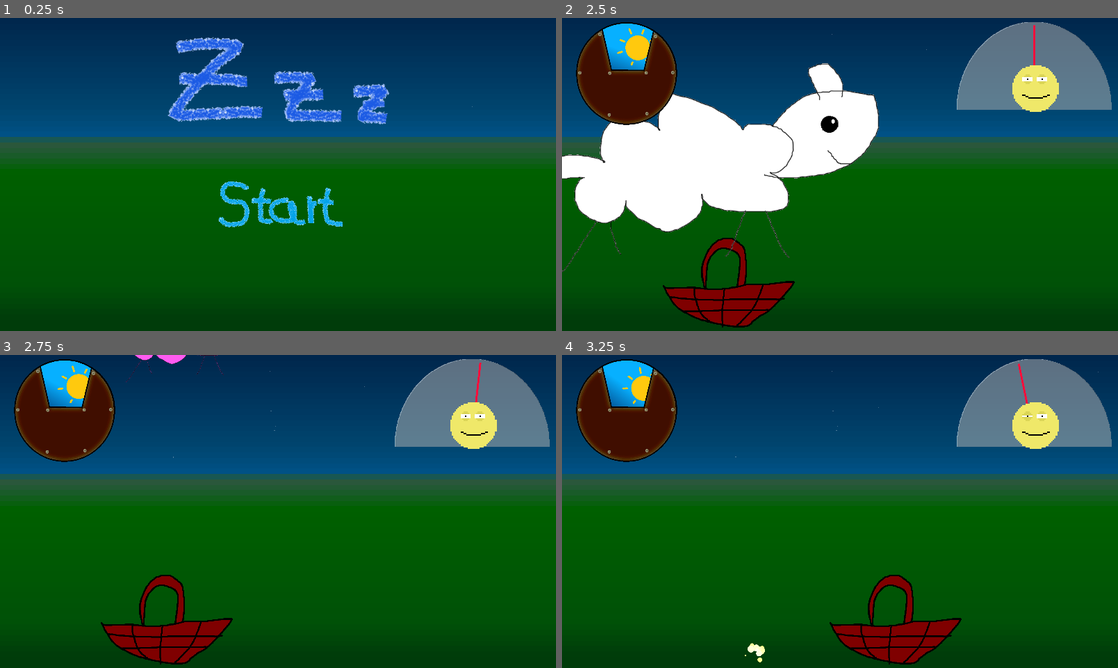
Above: before the commit, frames 1-4 (two rows, left to right).
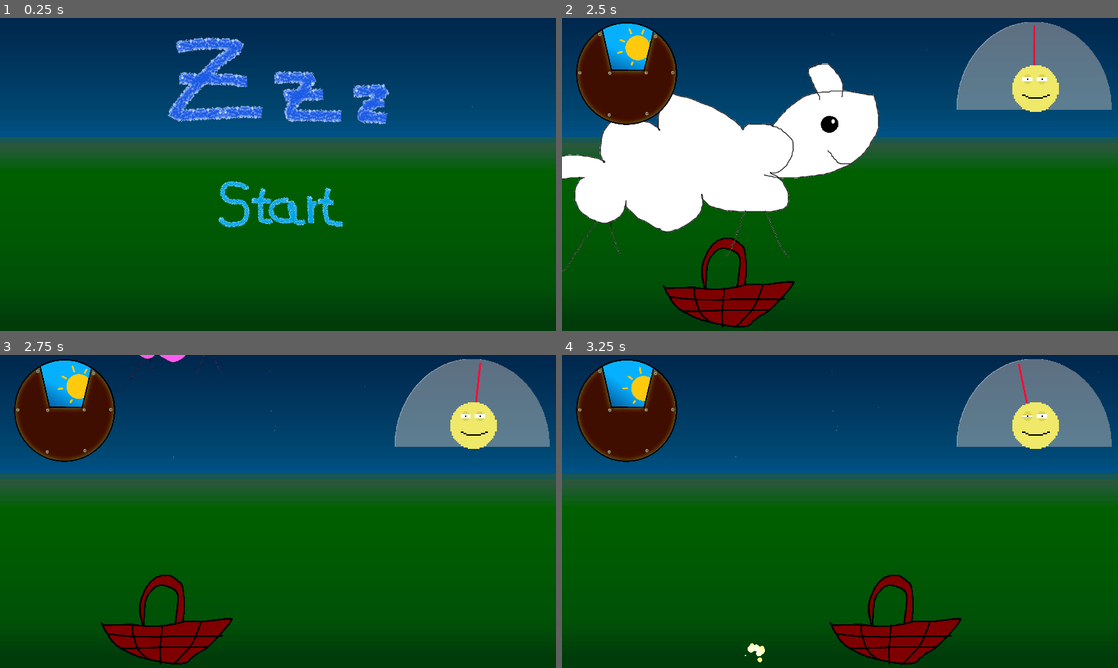
Above: after the commit, the same moments.

Repository: Glow-Project/gwj-55
Game: Godot game, scene res://menu.tscn
The game is run twice, just before and just after one commit, with the same random seed, the same clock (stepped at 60 frames per second) and the same inputs.
Inputs (mouse positions are in pixels of both pictures, inside the frame that each line leads up to):
- Up to frame 1 (0.25 s): no input
- Up to frame 2 (2.5 s): click (840, 205) at 0.5 s; move the mouse to (962, 158) at 1.27 s; move the mouse to (728, 190) at 2.02 s
- Up to frame 3 (2.75 s): no input
- Up to frame 4 (3.25 s): move the mouse to (895, 442) at 2.77 s

Frames 1-2 are identical in both runs. In frame 3, 0.1% of the frame differs, in the area x 22-41%, y 0-9%; in frame 4, nothing differs.

Commit message:
sheep: make smallest sheeps even smaller

Diff:
--- a/sheep.gd
+++ b/sheep.gd
@@ -27,7 +27,7 @@
 		special = true
 		modulate = flavors[randi() % flavors.size()]
 		speed = randf_range(3,5)
-		size = randf_range(0.2,0.5)
+		size = randf_range(0.1,0.5)
 		return
 
 	speed = randf_range(0.5,5)
